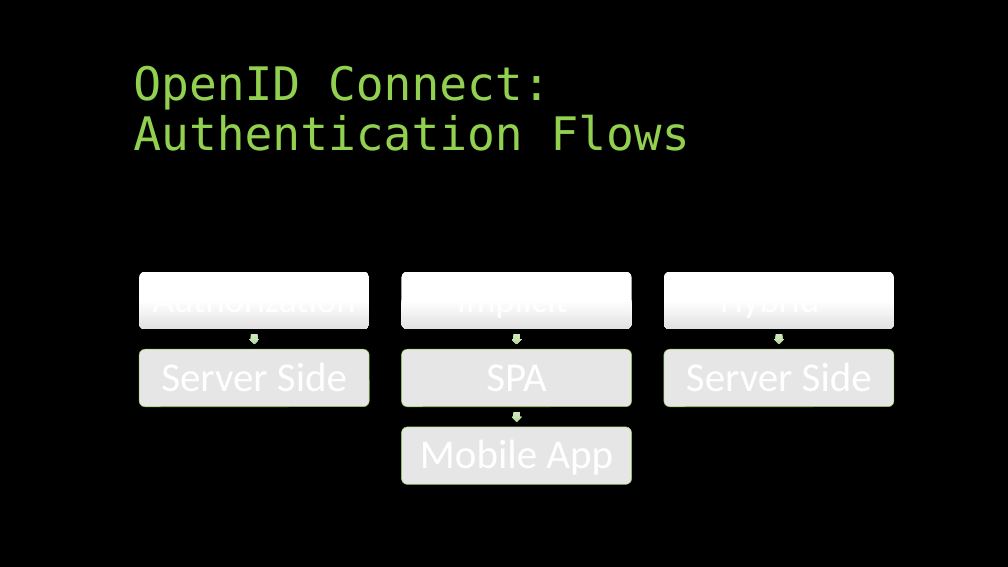
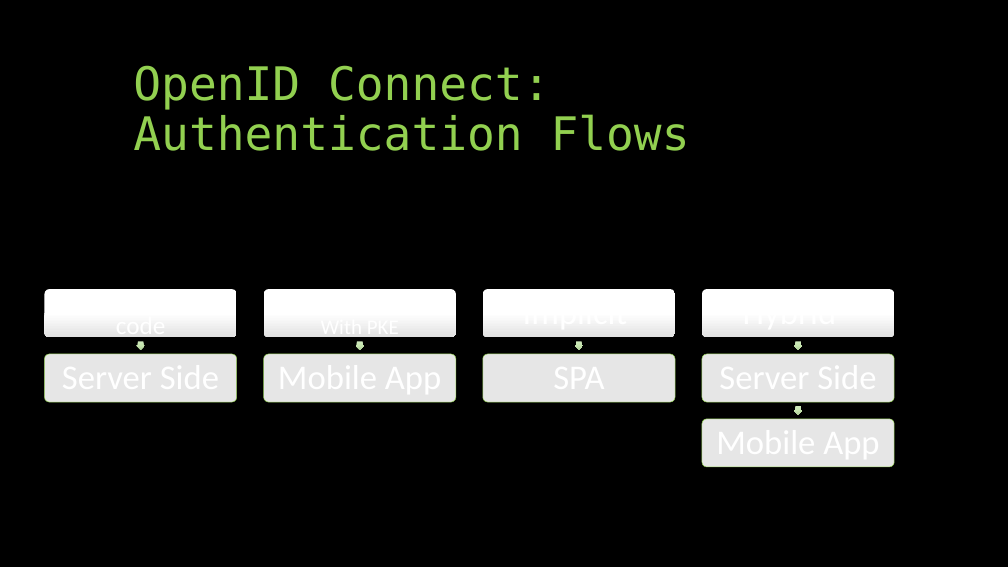
Before and after one commit to aaronralls/IdentityServer4Presentations, a slide deck: slide 13 of Authorization-IdentityServer4v2.pptx (slide 12 before the commit). Drawn at 1008x567 pixels with LibreOffice and Linux fonts; fonts in the diff are those of the drawing. Boxes give left, top, right and bottom in pixels: in the first picture for what was removed or moved away, otherwise in the second. Text is boxed around its words. In the diff, an @@ line names an element or a change of style, - is before the commit and + after.

```diff
--- a/Authorization-IdentityServer4v2.pptx
+++ b/Authorization-IdentityServer4v2.pptx
@@ rounded rectangle: place and size @@
-rounded rectangle at bbox=[139, 271, 369, 329]
+rounded rectangle at bbox=[264, 289, 456, 337]
@@ rounded rectangle: place and size @@
-rounded rectangle at bbox=[402, 271, 631, 329]
+rounded rectangle at bbox=[483, 289, 675, 337]
@@ rounded rectangle: place and size @@
-rounded rectangle at bbox=[664, 271, 894, 329]
+rounded rectangle at bbox=[702, 289, 895, 337]
@@ rounded rectangle: place and size @@
-rounded rectangle at bbox=[402, 427, 631, 485]
+rounded rectangle at bbox=[45, 354, 237, 402]
@@ rounded rectangle: place and size @@
-rounded rectangle at bbox=[139, 349, 369, 407]
+rounded rectangle at bbox=[264, 354, 456, 402]
@@ right arrow: place and size @@
-right arrow at bbox=[250, 334, 259, 344]
+right arrow at bbox=[355, 342, 364, 350]
@@ rounded rectangle: place and size @@
-rounded rectangle at bbox=[402, 349, 631, 407]
+rounded rectangle at bbox=[483, 354, 675, 402]
@@ right arrow: place and size @@
-right arrow at bbox=[512, 334, 522, 344]
+right arrow at bbox=[575, 342, 583, 350]
@@ rounded rectangle: place and size @@
-rounded rectangle at bbox=[664, 349, 894, 407]
+rounded rectangle at bbox=[702, 354, 895, 402]
@@ right arrow: place and size @@
-right arrow at bbox=[774, 334, 784, 344]
+right arrow at bbox=[794, 342, 802, 350]
@@ group added at bbox=[45, 287, 895, 467]: 2 rounded rectangles, 2 texts, 1 right arrow @@
+Authorization code
+Authorization code
+With PKE
@@ right arrow: place and size @@
-right arrow at bbox=[512, 412, 522, 422]
+right arrow at bbox=[794, 406, 802, 414]
```
Also in this commit, not shown: 6 other slides changed, 3 slides added, 1 slide removed, 1 other file.
